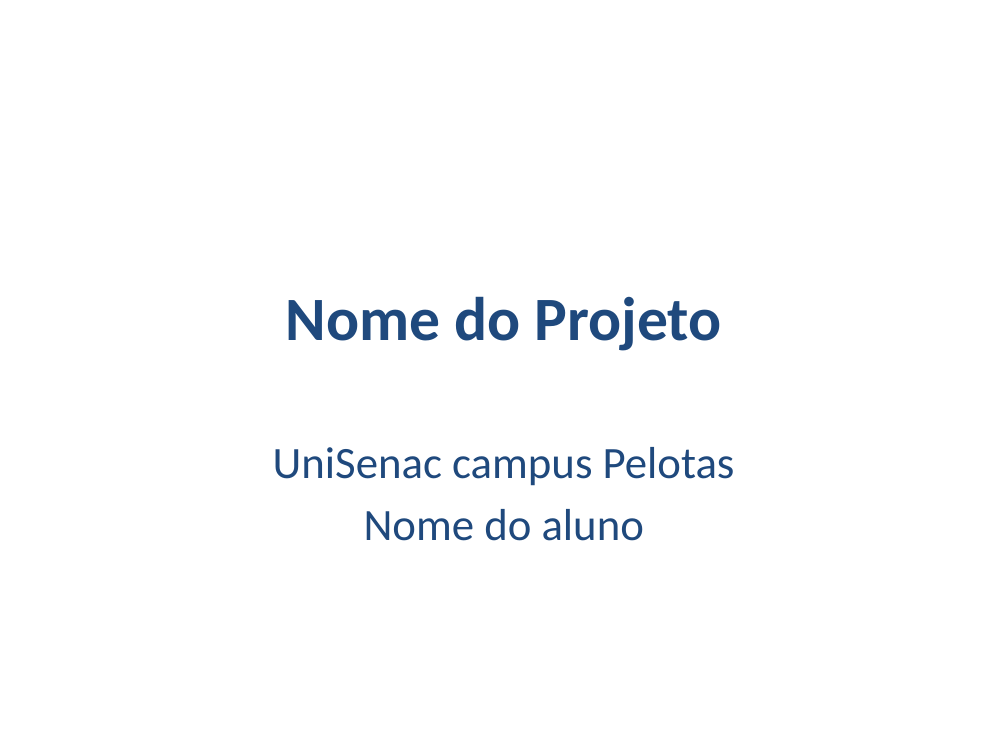
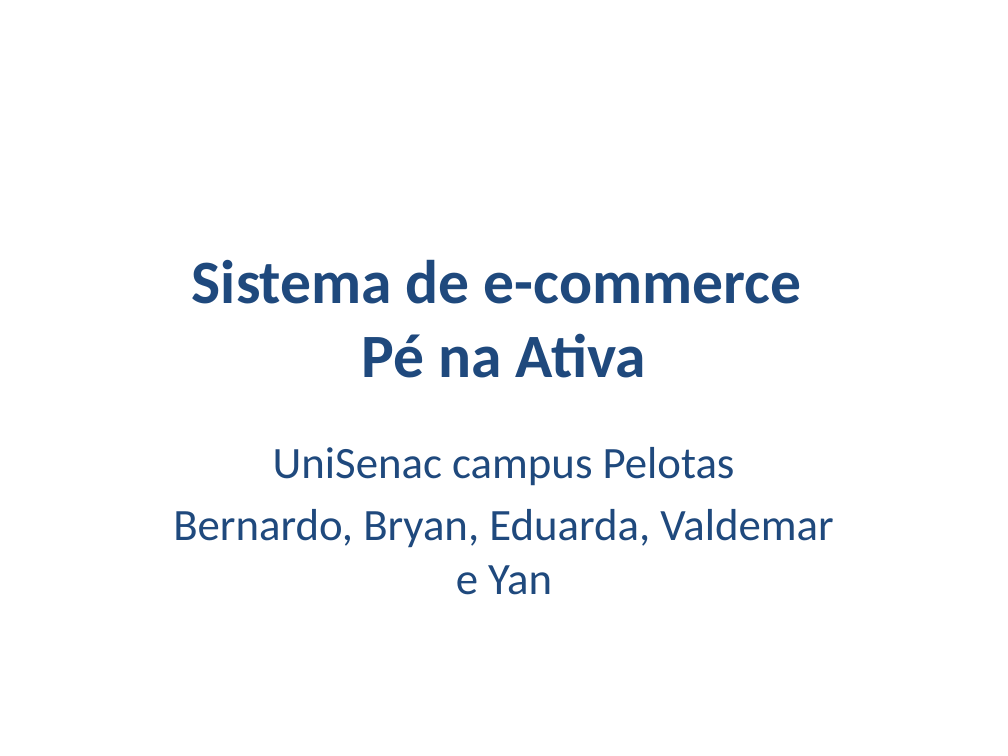
Before and after one commit to bgbaine/ads, a slide deck: slide 1 of esi/aula18/atividades/Modelo de apresentação(1).pptx. Drawn at 1008x756 pixels with LibreOffice and Linux fonts; fonts in the diff are those of the drawing; background and template pictures are left out. Boxes give left, top, right and bottom in pixels: in the first picture for what was removed or moved away, otherwise in the second. Text is boxed around its words. In the diff, an @@ line names an element or a change of style, - is before the commit and + after.

```diff
--- a/esi/aula18/atividades/Modelo de apresentação(1).pptx
+++ b/esi/aula18/atividades/Modelo de apresentação(1).pptx
@@ title at <box>192,259,801,378</box>: text changed @@
-Nome do Projeto
+Sistema de e-commerce
+Pé na Ativa
@@ subtitle at <box>173,509,833,595</box>: text changed @@
-Nome do aluno
+Bernardo, Bryan, Eduarda, Valdemar e Yan
```
Also in this commit, not shown: 4 other slides changed, 7 slides added, 4 slides removed, 7 other files.
